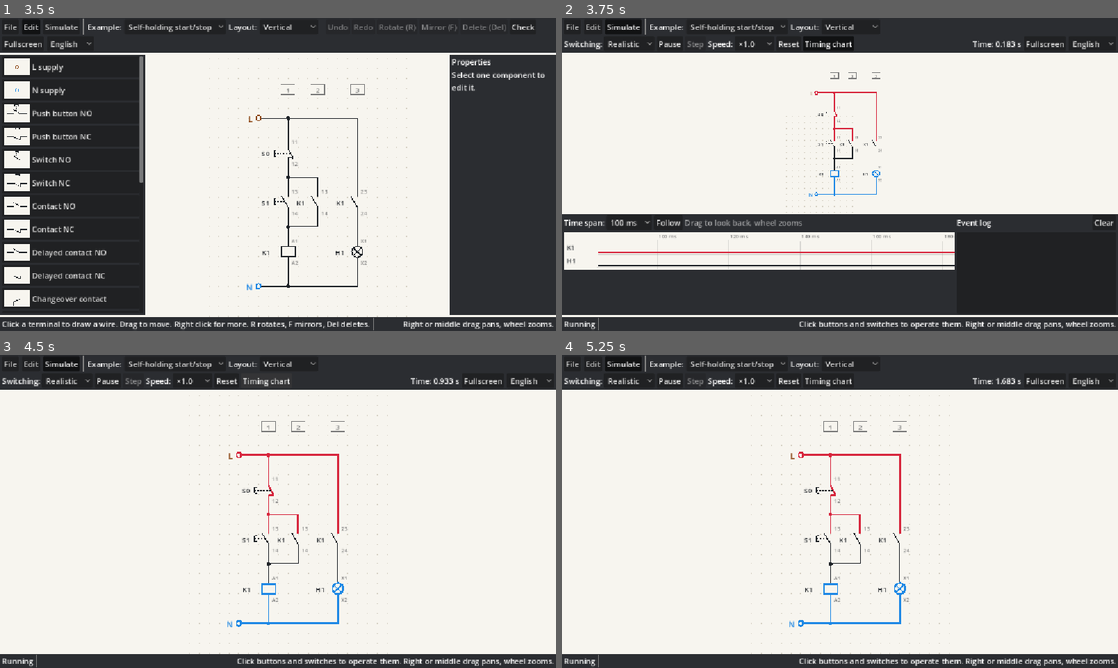
Above: before the commit, frames 1-4 (two rows, left to right).
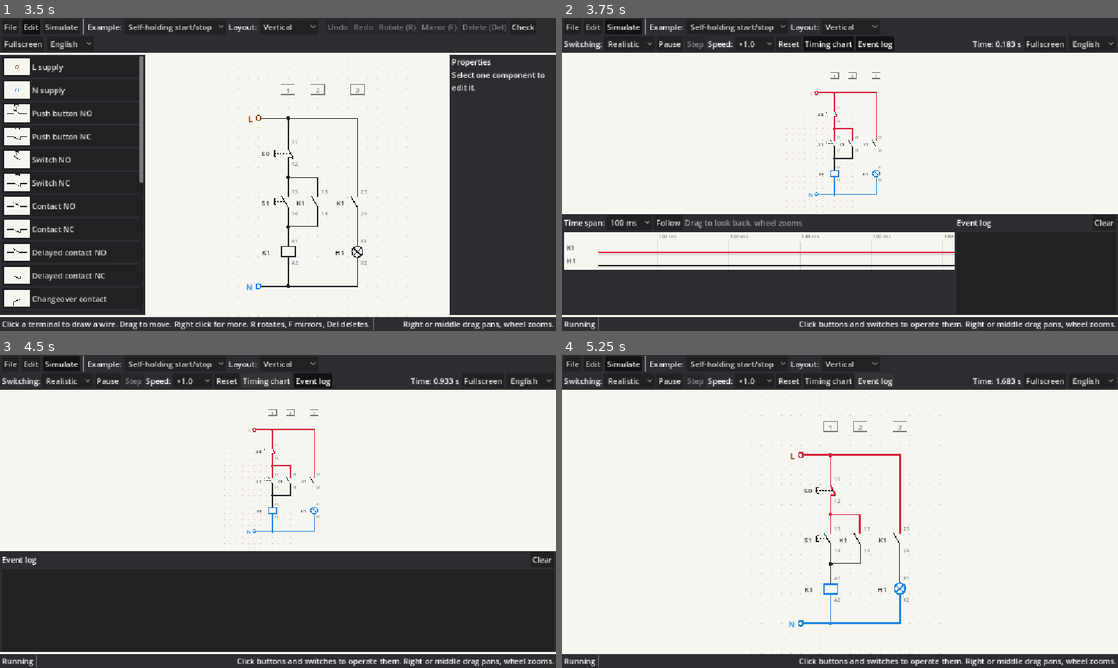
Above: after the commit, the same moments.

Repository: JarasonPC/ladder-lab
Game: Godot game, scene res://main.tscn
Two runs of this game, one before a commit and one after it. Both use one fixed random seed, a clock stepped at 60 frames per second and the inputs below.
Inputs (mouse positions are in pixels of both pictures, inside the frame that each line leads up to):
- Up to frame 1 (3.5 s): click "Self-holding start/stop" at 0.5 s; click "Self-holding start/stop" at 1.25 s; click "File" at 2 s; click "Edit" at 2.75 s
- Up to frame 2 (3.75 s): click "Simulate" at 3.5 s
- Up to frame 3 (4.5 s): click "Timing chart" at 4.25 s
- Up to frame 4 (5.25 s): click (873, 380) at 5 s, where only the run after the commit has a clickable "Event log"

Frame 1 is identical in both runs. In frame 2, 0.3% of the frame differs, in the area x 52-60%, y 6-11%; in frame 3, 34%, in the area x 0-100%, y 6-96%; in frame 4, less than 0.1%.

Commit message:
Make the timing chart and event log separately switchable
Two toggle buttons in Simulate mode show or hide the timing chart and
the event log; the choice is remembered in the settings.

Co-Authored-By: Claude Opus 5.5 <noreply@anthropic.com>
Claude-Session: https://claude.ai/code/session_0195W1p1hzfqGfpWqfXK2WuV

Diff:
--- a/ui/main.gd
+++ b/ui/main.gd
@@ -55,6 +55,7 @@
 var _switching_label: Label
 var _switching_select: OptionButton
 var _chart_button: Button
+var _log_button: Button
 var _timing_panel: TimingPanel
 var _run_button: Button
 var _step_button: Button
@@ -75,6 +76,9 @@
 var _status_label: Label
 var _hint_label: Label
 var _editor_hint: String = ""
+## Timing chart and event log shown in Simulate mode (remembered).
+var _show_chart: bool = true
+var _show_log: bool = true
 var _file_dialog: FileDialog
 var _unsaved_dialog: ConfirmationDialog
 var _discard_button: Button
@@ -230,11 +234,12 @@
 	_speed_select.select(SPEEDS.find(1.0))
 	_speed_select.item_selected.connect(func(i: int) -> void: view.speed = SPEEDS[i])
 	_reset_button = _button(_sim_tools, _start_simulation)
-	_chart_button = _button(_sim_tools, func() -> void:
-		_timing_panel.visible = _chart_button.button_pressed
-		_fit_camera_later())
+	_chart_button = _button(_sim_tools, _on_timing_parts_toggled)
 	_chart_button.toggle_mode = true
-	_chart_button.button_pressed = true
+	_chart_button.button_pressed = _show_chart
+	_log_button = _button(_sim_tools, _on_timing_parts_toggled)
+	_log_button.toggle_mode = true
+	_log_button.button_pressed = _show_log
 
 	var spacer: Control = Control.new()
 	spacer.size_flags_horizontal = Control.SIZE_EXPAND_FILL
@@ -383,6 +388,9 @@
 	_switching_select.set_item_text(1, tr("Ideal"))
 	_switching_select.tooltip_text = tr("Realistic: relays need their pick-up and drop-out time, NC contacts break before NO contacts make. Ideal: relays switch instantly.")
 	_chart_button.text = tr("Timing chart")
+	_chart_button.tooltip_text = tr("Show or hide the timing chart")
+	_log_button.text = tr("Event log")
+	_log_button.tooltip_text = tr("Show or hide the event log")
 	_step_button.text = tr("Step")
 	_step_button.tooltip_text = tr("Advance the simulation by 0.1 s times the speed")
 	_speed_label.text = tr("Speed:")
@@ -437,7 +445,9 @@
 	_side.visible = editing
 	_sim_tools.visible = not editing
 	_time_label.visible = not editing
-	_timing_panel.visible = not editing and _chart_button.button_pressed
+	_timing_panel.show_parts(_show_chart, _show_log)
+	if editing:
+		_timing_panel.visible = false
 	_update_run_button()
 	_on_stepped(view.last_result)
 
@@ -472,6 +482,14 @@
 
 
 ## (Re)starts the simulation on a fresh copy of the edited schematic.
+func _on_timing_parts_toggled() -> void:
+	_show_chart = _chart_button.button_pressed
+	_show_log = _log_button.button_pressed
+	_update_mode_ui()
+	_save_settings()
+	_fit_camera_later()
+
+
 func _start_simulation() -> void:
 	view.load_document(DocumentSerializer.from_dict(DocumentSerializer.to_dict(edit_doc)), true)
 	view.running = true
@@ -778,12 +796,16 @@
 	var config: ConfigFile = ConfigFile.new()
 	if config.load(SETTINGS_PATH) == OK:
 		_recent = config.get_value("files", "recent", PackedStringArray())
+		_show_chart = config.get_value("view", "timing_chart", true)
+		_show_log = config.get_value("view", "event_log", true)
 
 
 func _save_settings() -> void:
 	var config: ConfigFile = ConfigFile.new()
 	config.load(SETTINGS_PATH)
 	config.set_value("files", "recent", _recent)
+	config.set_value("view", "timing_chart", _show_chart)
+	config.set_value("view", "event_log", _show_log)
 	config.save(SETTINGS_PATH)
 
 
--- a/ui/timing/timing_panel.gd
+++ b/ui/timing/timing_panel.gd
@@ -1,12 +1,13 @@
 class_name TimingPanel
 extends PanelContainer
 ## Bottom panel in Simulate mode: timing chart with its zoom choice next to
-## the event log.
+## the event log. Either part can be shown or hidden ([method show_parts]).
 
 const WINDOWS: Array[float] = [0.02, 0.1, 0.5, 2.0, 10.0]
 
 var chart: TimingChart
 var event_log: EventLog
+var _chart_part: VBoxContainer
 var _window_label: Label
 var _window_select: OptionButton
 var _live: Button
@@ -20,6 +21,7 @@
 	var left: VBoxContainer = VBoxContainer.new()
 	left.size_flags_horizontal = Control.SIZE_EXPAND_FILL
 	split.add_child(left)
+	_chart_part = left
 	var tools: HBoxContainer = HBoxContainer.new()
 	left.add_child(tools)
 	_window_label = Label.new()
@@ -59,6 +61,15 @@
 	retranslate()
 
 
+## Shows the timing chart and/or the event log; the event log takes the full
+## width when it is shown alone.
+func show_parts(show_chart: bool, show_log: bool) -> void:
+	_chart_part.visible = show_chart
+	event_log.visible = show_log
+	event_log.size_flags_horizontal = Control.SIZE_FILL if show_chart else Control.SIZE_EXPAND_FILL
+	visible = show_chart or show_log
+
+
 func retranslate() -> void:
 	_window_label.text = tr("Time span:")
 	_live.text = tr("Follow")
